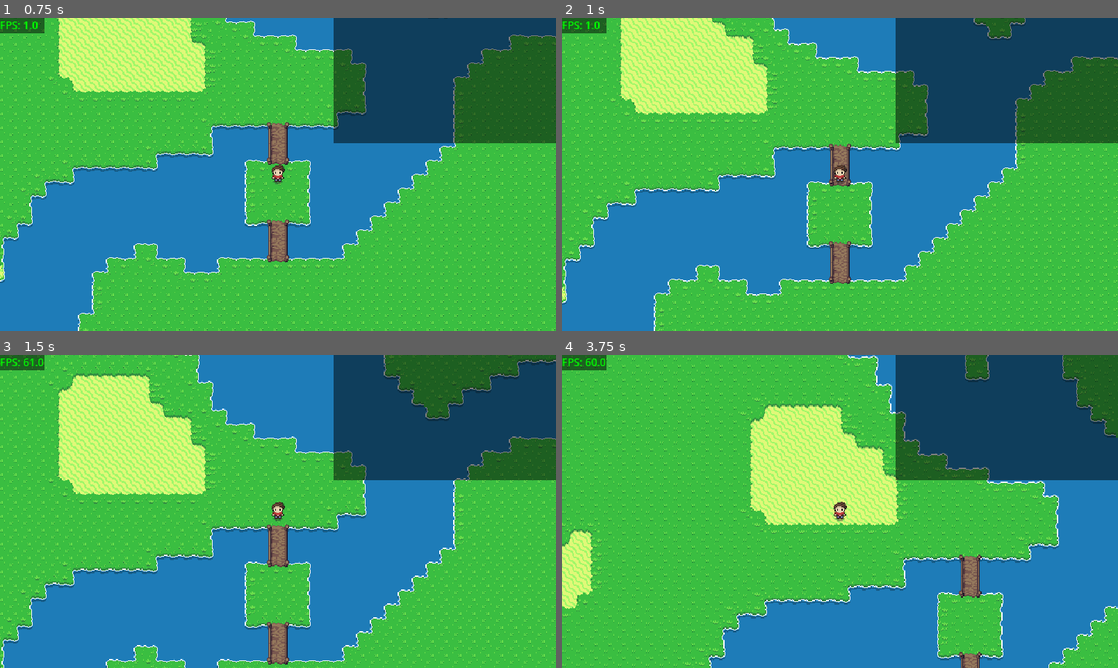
Above: before the commit, frames 1-4 (two rows, left to right).
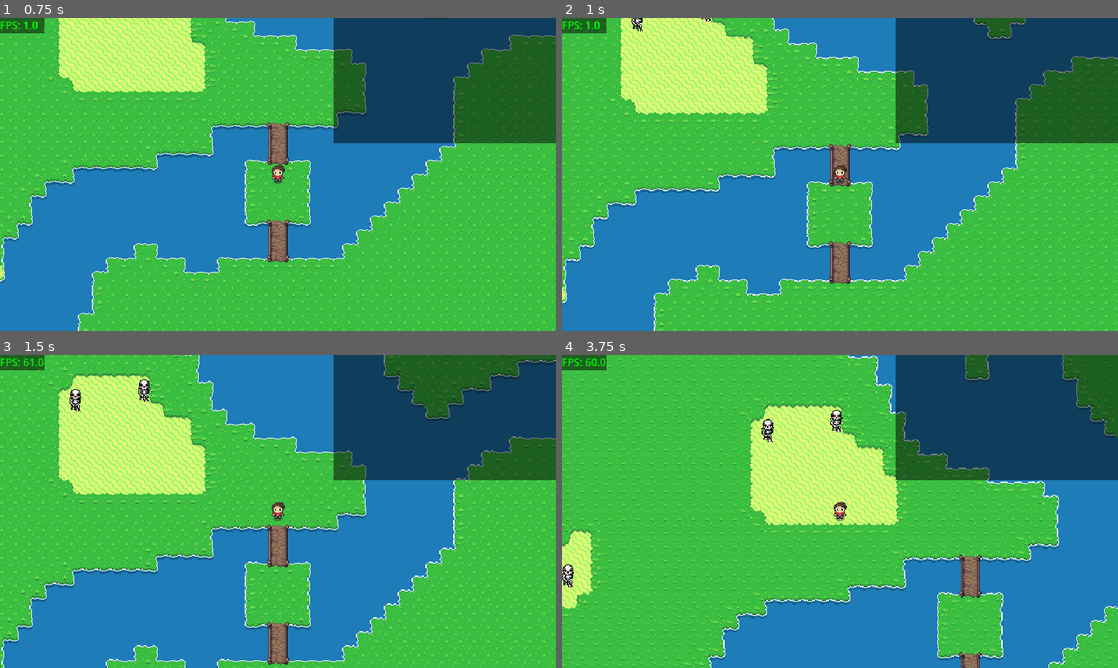
Above: after the commit, the same moments.

Repository: Dinastia-Harzu/un-breve-paseo-por-las-afueras-de-pulkilastia
Game: Godot game, scene res://src/scenes/main.tscn
Same seed, same stepped clock (60 frames per second), same inputs: the game is played once before the commit and once after it.
Inputs:
- Up to frame 1 (0.75 s): tap Enter (ui_accept) at 0.5 s; hold W (move_up) from 0.53 s (still down); tap C at 0.6 s
- Up to frame 2 (1 s): keep holding W (move_up); tap Enter (ui_accept) at 0.77 s
- Up to frame 3 (1.5 s): keep holding W (move_up); tap C at 1.35 s
- Up to frame 4 (3.75 s): tap Enter (ui_accept) at 1.52, 3.02 s; release W (move_up) at 2.03 s; hold A (move_left) 2.03-3.53 s; tap C at 2.1, 2.85, 3.6 s; hold S (move_down) from 3.53 s (still down)

Frame 1 is identical in both runs. In frame 2, less than 0.1% of the frame differs, in the area x 12-27%, y 0-5%; in frame 3, 0.2%; in frame 4, 0.4%, in the area x 0-51%, y 17-75%.

Commit message:
Mejorar implementación de spawn de enemigos
Ahora se emiten señales a través de un bus de eventos global

Diff:
--- a/src/scenes/levels/test_level.tscn
+++ b/src/scenes/levels/test_level.tscn
@@ -4,29 +4,26 @@
 [ext_resource type="TileSet" uid="uid://bgfpdb38ow0u8" path="res://src/resources/tilesets/test_level_tileset.tres" id="2_7k28k"]
 [ext_resource type="PackedScene" uid="uid://deppadoa7c8j0" path="res://src/scenes/player/spawn.tscn" id="4_7k28k"]
 [ext_resource type="Script" uid="uid://b6nk2tbf637tn" path="res://src/scripts/components/elevate_on_map_component.gd" id="5_3jmop"]
-[ext_resource type="Script" uid="uid://30p071i4my2m" path="res://src/scripts/spawn/encounter_zone.gd" id="5_ultnw"]
 [ext_resource type="PackedScene" uid="uid://dlmv00yqcri85" path="res://src/scenes/enemies/redeyed_skeleton.tscn" id="6_43lcp"]
 [ext_resource type="PackedScene" uid="uid://66brd6fu0vts" path="res://src/scenes/enemies/winged_demon.tscn" id="7_xvx1o"]
+[ext_resource type="PackedScene" uid="uid://dab1hl2200sb2" path="res://src/scenes/spawn/spawner.tscn" id="8_43lcp"]
 [ext_resource type="Script" uid="uid://cbprvqjdaub68" path="res://src/scripts/resources/encounter_zone_data.gd" id="8_u0x3y"]
 [ext_resource type="PackedScene" uid="uid://diwfypcwgcs18" path="res://src/scenes/spawn/encounter_zone.tscn" id="8_ultnw"]
 
 [sub_resource type="Environment" id="Environment_rwwbx"]
 
-[sub_resource type="Resource" id="Resource_32aa5"]
+[sub_resource type="Resource" id="Resource_rwwbx"]
 script = ExtResource("8_u0x3y")
 max_enemies_alive = 5
 time_between_spawns = 5.0
 enemies = Array[PackedScene]([ExtResource("6_43lcp"), ExtResource("7_xvx1o")])
 metadata/_custom_type_script = "uid://cbprvqjdaub68"
 
-[sub_resource type="Resource" id="Resource_5dlwx"]
+[sub_resource type="Resource" id="Resource_uvtlq"]
 script = ExtResource("8_u0x3y")
 max_enemies_alive = 1
 enemies = Array[PackedScene]([ExtResource("6_43lcp")])
 metadata/_custom_type_script = "uid://cbprvqjdaub68"
-
-[sub_resource type="RectangleShape2D" id="RectangleShape2D_3tyrh"]
-size = Vector2(58, 82)
 
 [node name="TestLevel" type="Node2D" unique_id=2098595182 node_paths=PackedStringArray("_player_camera", "_player_spawn")]
 script = ExtResource("1_yshsi")
@@ -65,24 +62,31 @@
 
 [node name="SpawnAreas" type="Node2D" parent="." unique_id=1388378247]
 
-[node name="EncounterZone" type="Area2D" parent="SpawnAreas" unique_id=2072448345]
-position = Vector2(412, 163)
-collision_layer = 0
-collision_mask = 0
-script = ExtResource("5_ultnw")
-_data = SubResource("Resource_32aa5")
-metadata/_custom_type_script = "uid://30p071i4my2m"
+[node name="EncounterZone" parent="SpawnAreas" unique_id=1889924209 node_paths=PackedStringArray("_debug_camera") instance=ExtResource("8_ultnw")]
+position = Vector2(425, 163)
+_debug_camera = NodePath("../../LevelObjects/PlayerCamera")
+_data = SubResource("Resource_rwwbx")
 
-[node name="CollisionPolygon2D" type="CollisionPolygon2D" parent="SpawnAreas/EncounterZone" unique_id=1144948906]
-polygon = PackedVector2Array(-48, -68, 38, -68, 39, -40, 58, -23, 86, -22, 87, 9, 100, 14, 99, 61, -41, 60, -59, 46, -62, -50)
-disabled = true
+[node name="Spawner" parent="SpawnAreas/EncounterZone" unique_id=1829441754 instance=ExtResource("8_43lcp")]
 
-[node name="EncounterZone2" parent="SpawnAreas" unique_id=981993234 instance=ExtResource("8_ultnw")]
-position = Vector2(135, 283)
-_data = SubResource("Resource_5dlwx")
+[node name="Spawner2" parent="SpawnAreas/EncounterZone" unique_id=234054361 instance=ExtResource("8_43lcp")]
+position = Vector2(-54, 45)
 
-[node name="CollisionShape2D" type="CollisionShape2D" parent="SpawnAreas/EncounterZone2" unique_id=72798606]
-shape = SubResource("RectangleShape2D_3tyrh")
+[node name="Spawner3" parent="SpawnAreas/EncounterZone" unique_id=1120142373 instance=ExtResource("8_43lcp")]
+position = Vector2(-58, -46)
+
+[node name="Spawner4" parent="SpawnAreas/EncounterZone" unique_id=979515486 instance=ExtResource("8_43lcp")]
+position = Vector2(21, -57)
+
+[node name="Spawner5" parent="SpawnAreas/EncounterZone" unique_id=343104781 instance=ExtResource("8_43lcp")]
+position = Vector2(77, 50)
+
+[node name="EncounterZone2" parent="SpawnAreas" unique_id=1536158559 node_paths=PackedStringArray("_debug_camera") instance=ExtResource("8_ultnw")]
+position = Vector2(137, 284)
+_debug_camera = NodePath("../../LevelObjects/PlayerCamera")
+_data = SubResource("Resource_uvtlq")
+
+[node name="Spawner" parent="SpawnAreas/EncounterZone2" unique_id=617224427 instance=ExtResource("8_43lcp")]
 
 [node name="Components" type="Node" parent="." unique_id=1731138434]
 
--- a/src/scenes/spawn/encounter_zone.tscn
+++ b/src/scenes/spawn/encounter_zone.tscn
@@ -2,7 +2,5 @@
 
 [ext_resource type="Script" uid="uid://30p071i4my2m" path="res://src/scripts/spawn/encounter_zone.gd" id="1_qeous"]
 
-[node name="EncounterZone" type="Area2D" unique_id=981993234]
-collision_layer = 0
-collision_mask = 0
+[node name="EncounterZone" type="Node2D" unique_id=1889924209]
 script = ExtResource("1_qeous")
--- /dev/null
+++ b/src/scenes/spawn/spawner.tscn
@@ -0,0 +1,6 @@
+[gd_scene format=3 uid="uid://dab1hl2200sb2"]
+
+[ext_resource type="Script" uid="uid://d2a4dojerwmfn" path="res://src/scripts/spawn/spawner.gd" id="1_t0qtx"]
+
+[node name="Spawner" type="Marker2D" unique_id=1829441754]
+script = ExtResource("1_t0qtx")
--- /dev/null
+++ b/src/scripts/autoloads/event_bus.gd
@@ -0,0 +1,5 @@
+extends Node
+
+
+signal spawn_entity(entity: Node2D)
+signal spawn_enemy(enemy: MapEnemy)
--- a/src/scripts/level2d.gd
+++ b/src/scripts/level2d.gd
@@ -1,4 +1,5 @@
-@abstract class_name Level2D extends Node2D
+@abstract class_name Level2D
+extends Node2D
 
 
 @abstract func get_default_player_spawn() -> Vector2
@@ -7,9 +8,9 @@
 @abstract func get_player_camera() -> Camera2D
 
 
-func get_spawn_data() -> MapSpawnData:
-	return null
+# func get_spawn_data() -> MapSpawnData:
+# 	return null
 
 
-func get_encounter_zones() -> Array[EncounterZone]:
-	return []
+# func get_encounter_zones() -> Array[EncounterZone]:
+# 	return []
--- a/src/scripts/levels/test_level.gd
+++ b/src/scripts/levels/test_level.gd
@@ -1,7 +1,7 @@
 extends Level2D
 
 
-@export var spawn_data: MapSpawnData
+# @export var spawn_data: MapSpawnData
 
 @export var _player_camera: Camera2D
 @export var _player_spawn: Node2D
@@ -15,12 +15,12 @@
 	return _player_camera
 
 
-func get_spawn_data() -> MapSpawnData:
-	return spawn_data
+# func get_spawn_data() -> MapSpawnData:
+# 	return spawn_data
 
 
-func get_encounter_zones() -> Array[EncounterZone]:
-	var encounter_zones: Array[EncounterZone] = []
-	for encounter_zone in $SpawnAreas.get_children():
-		encounter_zones.append(encounter_zone as EncounterZone)
-	return encounter_zones
+# func get_encounter_zones() -> Array[EncounterZone]:
+# 	var encounter_zones: Array[EncounterZone] = []
+# 	for encounter_zone in $SpawnAreas.get_children():
+# 		encounter_zones.append(encounter_zone as EncounterZone)
+# 	return encounter_zones
--- a/src/scripts/main.gd
+++ b/src/scripts/main.gd
@@ -25,7 +25,7 @@
 @onready var transition_root: Control = %TransitionRoot
 @onready var debug_root: Control = %DebugRoot
 
-@onready var encounter_spawner_system: EncounterSpawnerSystem = %EncounterSpawnerSystem
+# @onready var encounter_spawner_system: EncounterSpawnerSystem = %EncounterSpawnerSystem
 
 
 func _ready() -> void:
@@ -33,7 +33,9 @@
 
 	_init_player()
 	load_level(TEST_LEVEL)
-	_init_systems.call_deferred()
+	# _init_systems.call_deferred()
+
+	_connect_signals()
 
 
 func _unhandled_key_input(event: InputEvent) -> void:
@@ -77,7 +79,7 @@
 		push_error("Lo que sea que hayas pasado no hereda de `Level2D`")
 		return
 
-	_current_level = new_level_packed.instantiate() as Level2D
+	_current_level = new_level as Level2D
 
 	level_root.add_child(_current_level)
 
@@ -85,8 +87,12 @@
 	_setup_level_camera()
 
 
-func _init_systems() -> void:
-	encounter_spawner_system.watch_encounter_zones(_current_level.get_encounter_zones())
+# func _init_systems() -> void:
+# 	encounter_spawner_system.watch_encounter_zones(_current_level.get_encounter_zones())
+
+
+func _connect_signals() -> void:
+	EventBus.spawn_enemy.connect(_on_spawn_enemy)
 
 
 func _place_player_at_level_spawn() -> void:
@@ -106,3 +112,7 @@
 		return
 
 	player.assign_camera(level_camera)
+
+
+func _on_spawn_enemy(enemy: MapEnemy) -> void:
+	entity_root.add_child(enemy, true)
--- a/src/scripts/spawn/encounter_zone.gd
+++ b/src/scripts/spawn/encounter_zone.gd
@@ -1,13 +1,52 @@
 class_name EncounterZone
-extends Area2D
+extends Node2D
 
+
+@export var _debug_camera: Camera2D
 
 @export var _data: EncounterZoneData
 
+var _available_spawners: Array[Spawner] = []
+
 
 func _ready() -> void:
-	add_to_group(NodeGroups.ENCOUNTER_ZONES)
+	for spawner in get_children():
+		if spawner is Spawner:
+			spawner.available.connect(_on_available)
+			if spawner.can_spawn():
+				spawner.make_spawn()
+			# _spawners.append(spawner)
 
 
-func get_data() -> EncounterZoneData:
-	return _data
+func _process(delta: float) -> void:
+	var fulfilled_spawners: Array[int] = []
+	for i in _available_spawners.size():
+		var spawner := _available_spawners[i]
+		if not _check_spawner_visible(spawner.global_position):
+			var enemy_inst := _data.enemies[randi_range(0, _data.enemies.size() - 1)].instantiate()
+			assert(enemy_inst != null, "No se puede spawnear este enemigo porque no se puede instanciar")
+
+			assert(enemy_inst is MapEnemy, "Esto no es un 'MapEnemy'")
+			var enemy = enemy_inst as MapEnemy
+
+			enemy.global_position = spawner.global_position
+
+			spawner.spawn(enemy)
+			fulfilled_spawners.append(i)
+
+	while not fulfilled_spawners.is_empty():
+		_available_spawners.remove_at(fulfilled_spawners.pop_back())
+	# _available_spawners = _available_spawners.filter(func(s: Spawner): s.can_spawn())
+
+
+func _check_spawner_visible(spawner_position: Vector2) -> bool:
+	const MARGIN_FACTOR := 1.2
+	var visible_size := _debug_camera.get_viewport_rect().size / _debug_camera.zoom * MARGIN_FACTOR
+	var top_left_position := _debug_camera.get_screen_center_position() - visible_size / 2.
+	var camera_rect := Rect2(top_left_position, visible_size)
+
+	return camera_rect.has_point(spawner_position)
+
+
+func _on_available(spawner: Spawner) -> void:
+	_available_spawners.append(spawner)
--- /dev/null
+++ b/src/scripts/spawn/spawner.gd
@@ -0,0 +1,36 @@
+class_name Spawner
+extends Marker2D
+
+
+signal available(this: Spawner)
+
+
+var _spawnee: MapEnemy = null
+
+var _alive := false:
+	set(value):
+		_alive = value
+		if not value:
+			available.emit(self)
+
+
+func spawn(spawnee: MapEnemy) -> void:
+	self._spawnee = spawnee
+	spawnee.tree_exiting.connect(_on_enemy_despawned)
+	EventBus.spawn_enemy.emit(spawnee)
+	_alive = true
+
+
+func can_spawn() -> bool:
+	return not _alive
+
+
+func make_spawn() -> void:
+	if _spawnee != null:
+		push_warning("Sobreescribiendo la posibilidad de %s de spawnear cuando su entidad sigue viva" % self)
+	_alive = false
+
+
+func _on_enemy_despawned() -> void:
+	_spawnee = null
+	make_spawn()
--- a/src/scripts/systems/encounter_spawning_system.gd
+++ b/src/scripts/systems/encounter_spawning_system.gd
@@ -2,36 +2,36 @@
 extends Node
 
 
-@export var entity_root: Node2D
-
-var _encounter_zones: Array[EncounterZone] = []
-var _encounter_zone_table: Dictionary[int, int] = {}
-
-
-func _process(delta: float) -> void:
-	for encounter_zone in _encounter_zones:
-		_spawn_in_zone(encounter_zone)
-
-	# for encounter_zone in get_tree().get_nodes_in_group(NodeGroups.ENCOUNTER_ZONES):
-	# 	if encounter_zone is EncounterZone:
-	# 		encounter_zone.get_data()
-
-
-func watch_encounter_zones(encounter_zones: Array[EncounterZone]) -> void:
-	_encounter_zones = encounter_zones
-
-
-func _spawn_in_zone(encounter_zone: EncounterZone) -> void:
-	var data := encounter_zone.get_data()
-	var iid := encounter_zone.get_instance_id()
-
-	var alive: int = _encounter_zone_table.get_or_add(iid, 0)
-	if alive < data.max_enemies_alive:
-		_spawn_one_of(data.enemies)
-		_encounter_zone_table[iid] = alive + 1
-
-
-func _spawn_one_of(enemies: Array[PackedScene]) -> void:
-	var enemy_packed := enemies[randi_range(0, enemies.size() - 1)]
-	var enemy := enemy_packed.instantiate()
-	entity_root.add_child(enemy)
+# @export var entity_root: Node2D
+#
+# var _encounter_zones: Array[EncounterZone] = []
+# var _encounter_zone_table: Dictionary[int, int] = {}
+#
+#
+# func _process(delta: float) -> void:
+# 	for encounter_zone in _encounter_zones:
+# 		_spawn_in_zone(encounter_zone)
+#
+# 	# for encounter_zone in get_tree().get_nodes_in_group(NodeGroups.ENCOUNTER_ZONES):
+# 	# 	if encounter_zone is EncounterZone:
+# 	# 		encounter_zone.get_data()
+#
+#
+# func watch_encounter_zones(encounter_zones: Array[EncounterZone]) -> void:
+# 	_encounter_zones = encounter_zones
+#
+#
+# func _spawn_in_zone(encounter_zone: EncounterZone) -> void:
+# 	var data := encounter_zone.get_data()
+# 	var iid := encounter_zone.get_instance_id()
+#
+# 	var alive: int = _encounter_zone_table.get_or_add(iid, 0)
+# 	if alive < data.max_enemies_alive:
+# 		_spawn_one_of(data.enemies)
+# 		_encounter_zone_table[iid] = alive + 1
+#
+#
+# func _spawn_one_of(enemies: Array[PackedScene]) -> void:
+# 	var enemy_packed := enemies[randi_range(0, enemies.size() - 1)]
+# 	var enemy := enemy_packed.instantiate()
+# 	entity_root.add_child(enemy)
Not shown, added: src/scripts/autoloads/event_bus.gd.uid
Not shown, added: src/scripts/spawn/spawner.gd.uid
